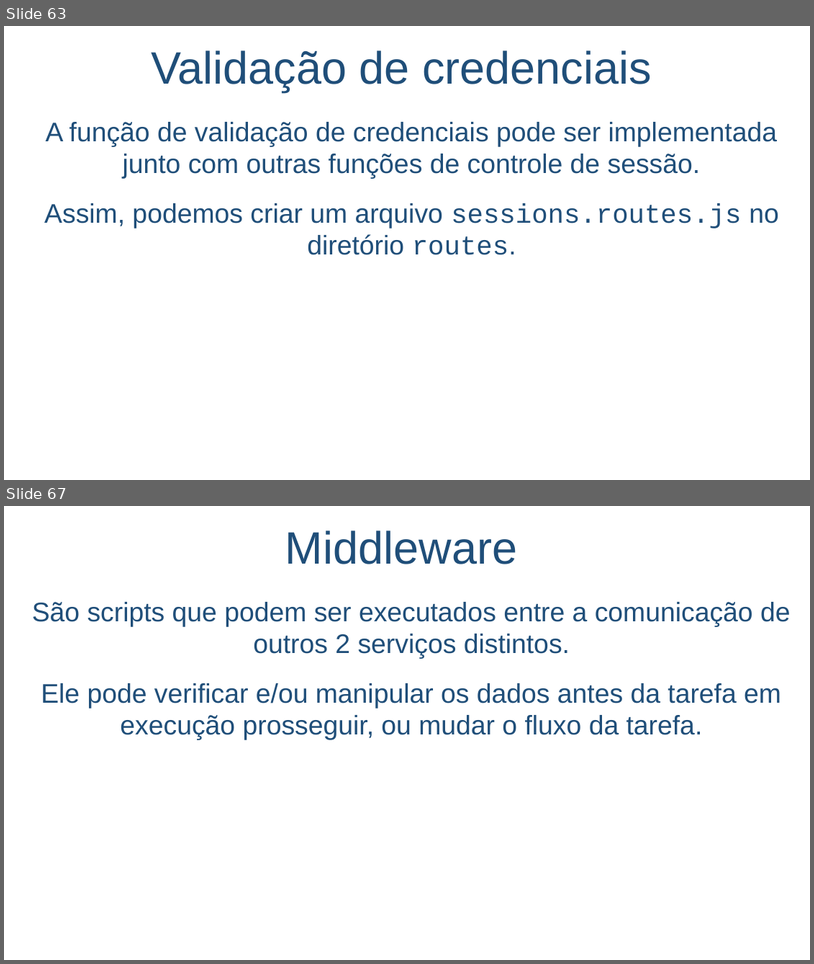
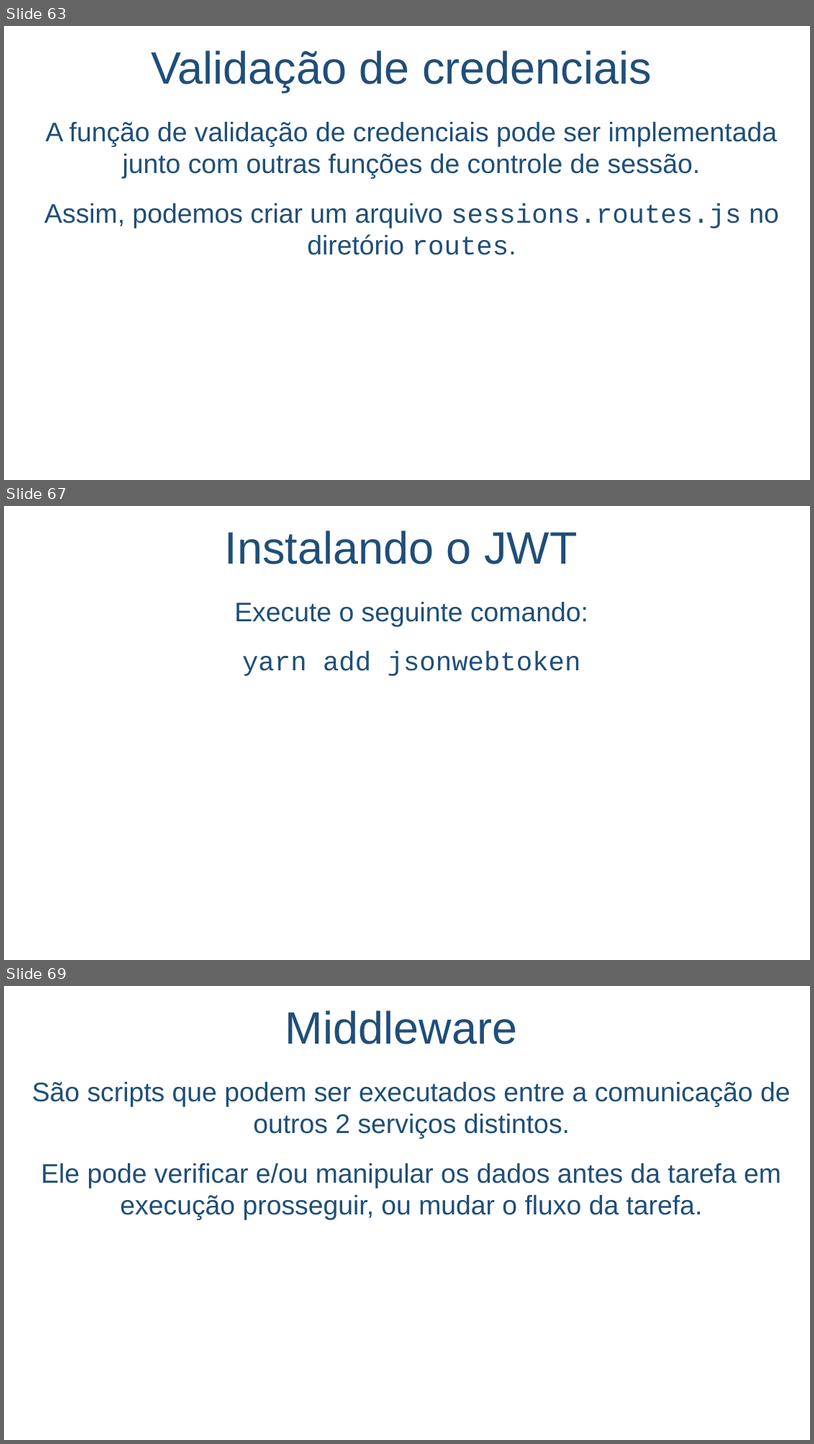
Before and after one commit to salmo-jr/public-slides, a slide deck: node-js.pptx. Shown one above the other, each under a label of ours: slides 63 and 67 before the commit, slides 63, 67 and 69 after it; the slides between them are not shown. The pictures are 814x964 and 814x1444 pixels, drawn with LibreOffice and Linux fonts; fonts in the diff are those of the drawing; background and template pictures are left out. Boxes give left, top, right and bottom in pixels: in the first picture for what was removed or moved away, otherwise in the second. Text is boxed around its words. In the diff, an @@ line names an element or a change of style, - is before the commit and + after.

```diff
--- a/node-js.pptx
+++ b/node-js.pptx
@@ slide 67 added at [4,506,810,960], background picture (left out) @@
@@ text added at [225,530,577,564], 54 pt, text #1F4E79 @@
+Instalando o JWT
@@ text added at [234,602,589,676], 32 pt, text #1F4E79 @@
+Execute o seguinte comando:
+yarn add jsonwebtoken
@@ what was slide 67 is now slide 69 @@
```
Also in this commit, not shown: 2 slides changed, 6 other slides added, 1 slide removed.
